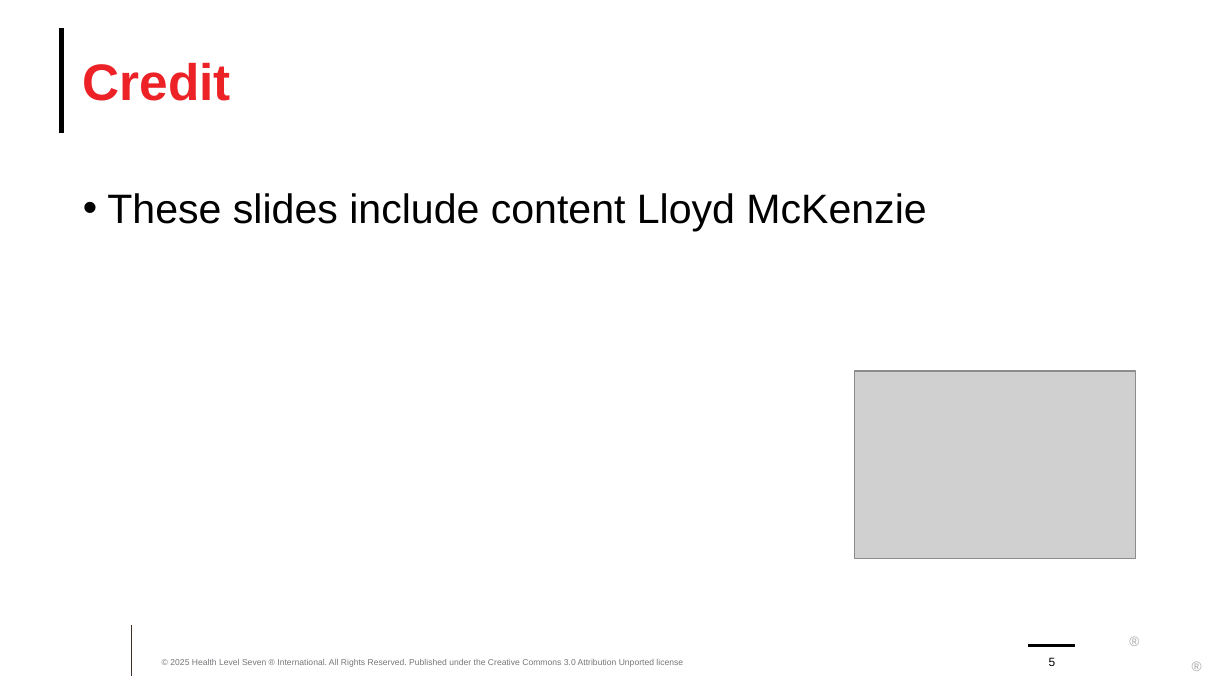
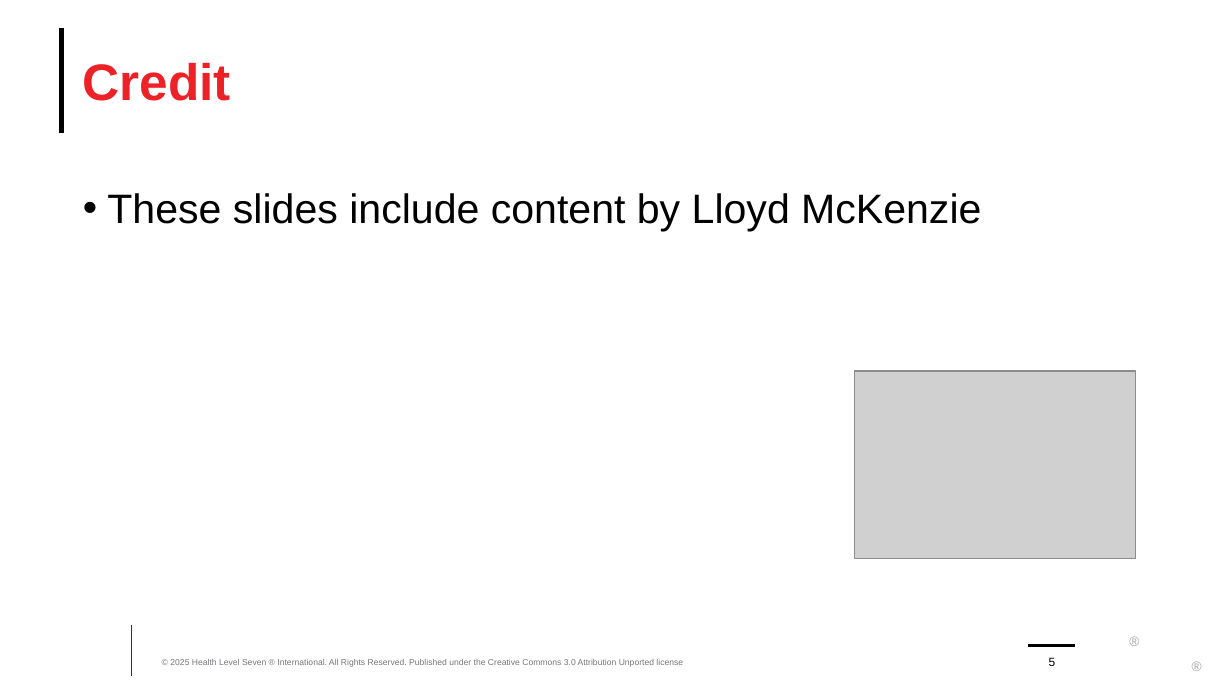
Before and after one commit to FHIR/documents, a slide deck: slide 5 of presentations/sdc/8-SDC-Modular-and-Derived-Forms.pptx. Drawn at 1232x693 pixels with LibreOffice and Linux fonts; fonts in the diff are those of the drawing; grey boxes stand for pictures; background and template pictures are left out. Boxes give left, top, right and bottom in pixels: in the first picture for what was removed or moved away, otherwise in the second. Text is boxed around its words. In the diff, an @@ line names an element or a change of style, - is before the commit and + after.

```diff
--- a/presentations/sdc/8-SDC-Modular-and-Derived-Forms.pptx
+++ b/presentations/sdc/8-SDC-Modular-and-Derived-Forms.pptx
@@ text at bbox=[107, 193, 981, 232]: text changed @@
-• These slides include content Lloyd McKenzie
+• These slides include content by Lloyd McKenzie
```
Also in this commit, not shown: 1 other slide changed, 4 other files.
